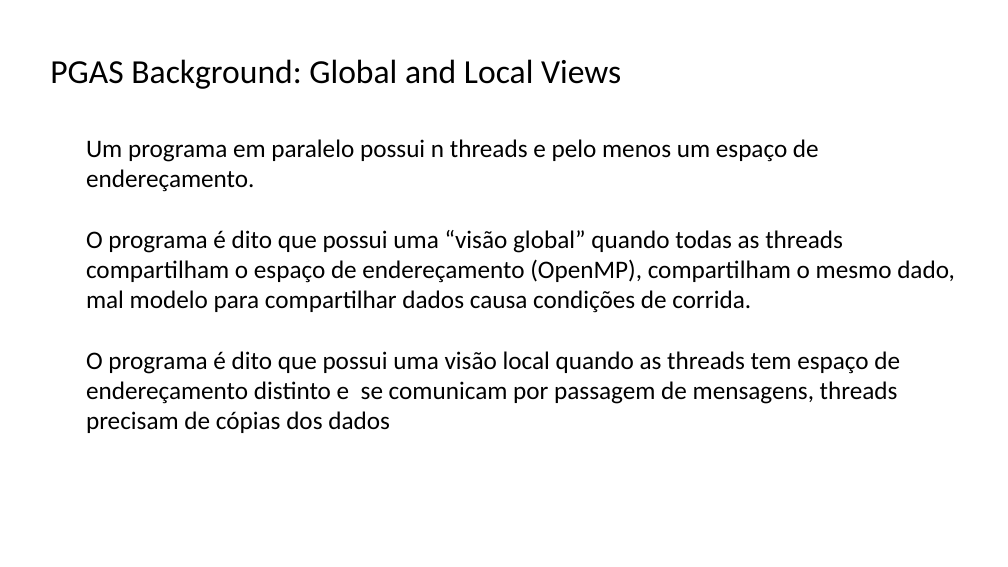
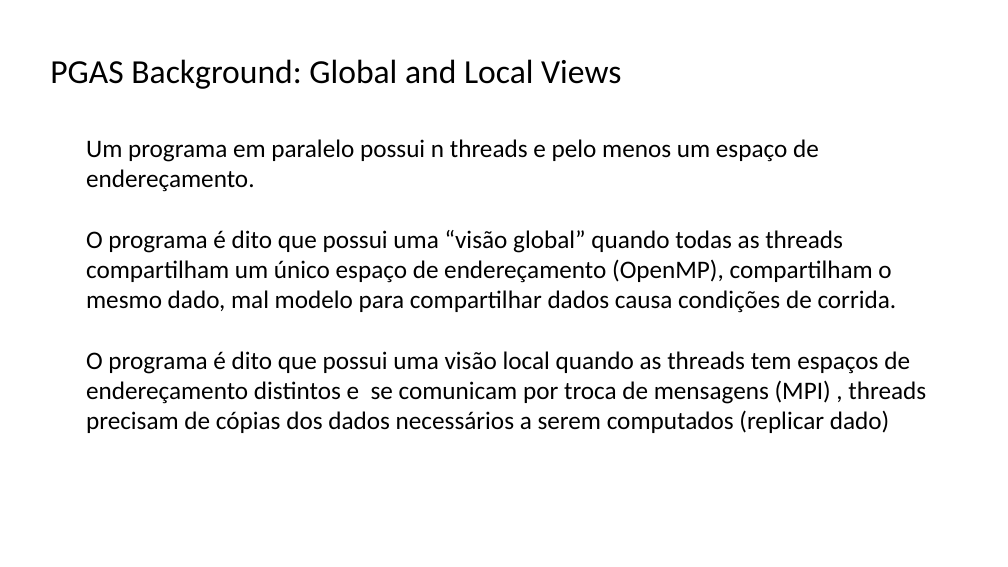
Before and after one commit to lquatrin/inf2591, a slide deck: slide 3 of x10.pptx. Drawn at 1008x567 pixels with LibreOffice and Linux fonts; fonts in the diff are those of the drawing. Boxes give left, top, right and bottom in pixels: in the first picture for what was removed or moved away, otherwise in the second. Text is boxed around its words. In the diff, an @@ line names an element or a change of style, - is before the commit and + after.

```diff
--- a/x10.pptx
+++ b/x10.pptx
@@ text at bbox=[86, 230, 926, 433]: text changed @@
-● O programa é dito que possui uma “visão global” quando todas as threads compartilham o espaço de endereçamento (OpenMP), compartilham o mesmo dado, mal modelo para compartilhar dados causa condições de corrida.
-● O programa é dito que possui uma visão local quando as threads tem espaço de endereçamento distinto e se comunicam por passagem de mensagens, threads precisam de cópias dos dados
+● O programa é dito que possui uma “visão global” quando todas as threads compartilham um único espaço de endereçamento (OpenMP), compartilham o mesmo dado, mal modelo para compartilhar dados causa condições de corrida.
+● O programa é dito que possui uma visão local quando as threads tem espaços de endereçamento distintos e se comunicam por troca de mensagens (MPI) , threads precisam de cópias dos dados necessários a serem computados (replicar dado)
```
Also in this commit, not shown: 14 other slides changed, 4 slides added, 2 slides removed, 4 other files.
